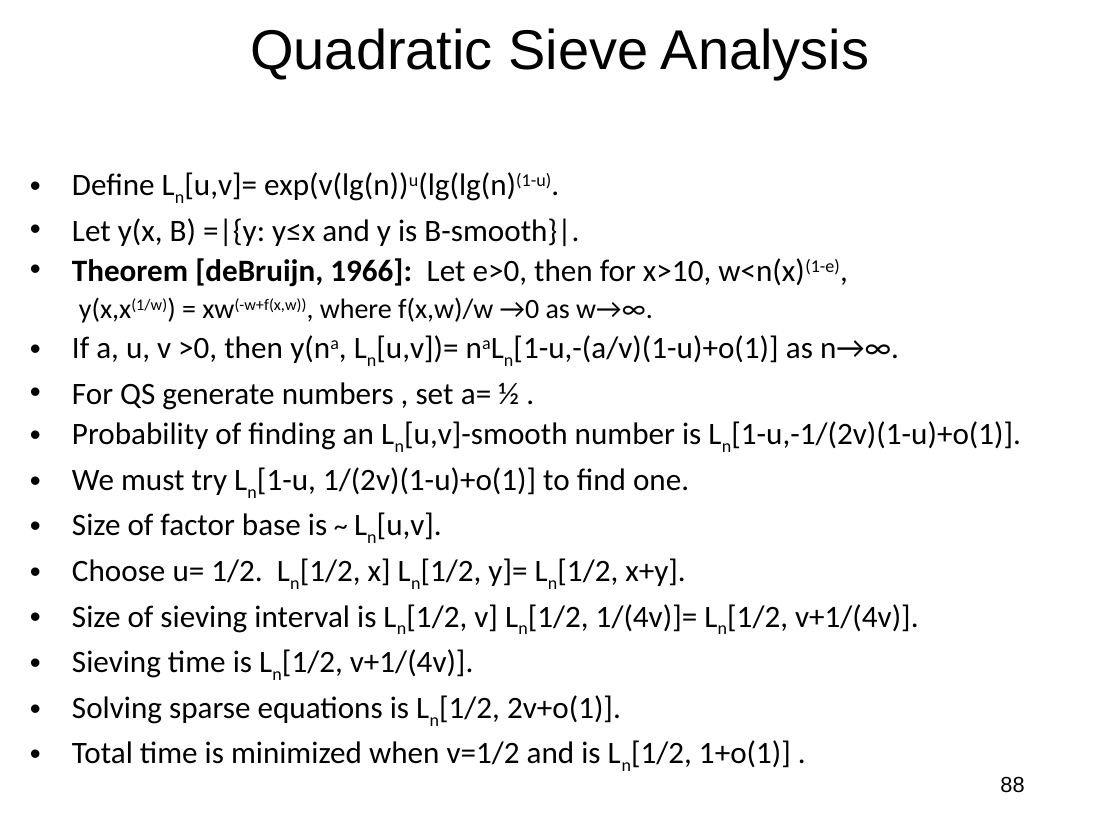
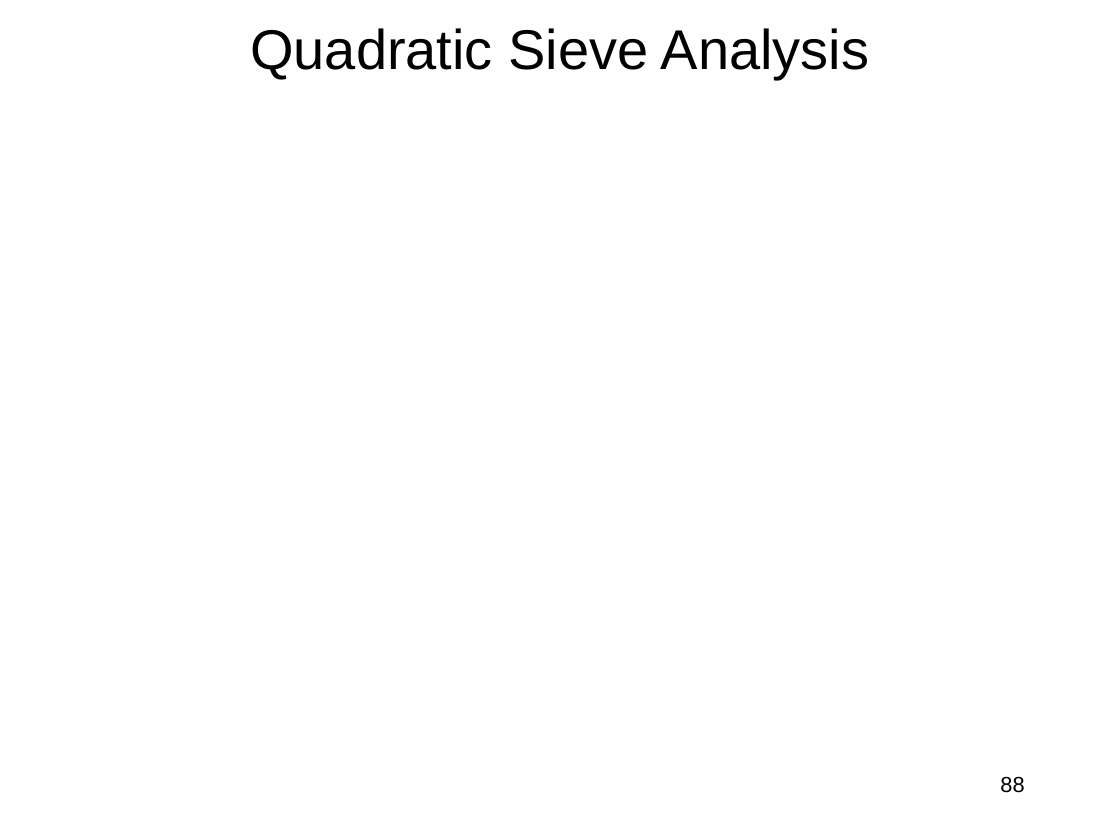
Before and after one commit to jlmucb/class_notes, a slide deck: slide 88 of BerkeleyClass/CS290Spring2013/Lectures/Cryptoclass7.pptx. Drawn at 1120x840 pixels with LibreOffice and Linux fonts; fonts in the diff are those of the drawing; grey boxes stand for pictures. Boxes give left, top, right and bottom in pixels: in the first picture for what was removed or moved away, otherwise in the second. Text is boxed around its words. In the diff, an @@ line names an element or a change of style, - is before the commit and + after.

```diff
--- a/BerkeleyClass/CS290Spring2013/Lectures/Cryptoclass7.pptx
+++ b/BerkeleyClass/CS290Spring2013/Lectures/Cryptoclass7.pptx
@@ text removed at bbox=[72, 172, 1021, 765] @@
-• Define Ln[u,v]= exp(v(lg(n))u(lg(lg(n)(1-u).
-• Let y(x, B) =|{y: y≤x and y is B-smooth}|.
-• Theorem [deBruijn, 1966]: Let e>0, then for x>10, w<n(x)(1-e),
-  y(x,x(1/w)) = xw(-w+f(x,w)), where f(x,w)/w →0 as w→∞.
-• If a, u, v >0, then y(na, Ln[u,v])= naLn[1-u,-(a/v)(1-u)+o(1)] as n→∞.
-• For QS generate numbers , set a= ½ .
-• Probability of finding an Ln[u,v]-smooth number is Ln[1-u,-1/(2v)(1-u)+o(1)].
-• We must try Ln[1-u, 1/(2v)(1-u)+o(1)] to find one.
-• Size of factor base is ~ Ln[u,v].
-• Choose u= 1/2. Ln[1/2, x] Ln[1/2, y]= Ln[1/2, x+y].
-• Size of sieving interval is Ln[1/2, v] Ln[1/2, 1/(4v)]= Ln[1/2, v+1/(4v)].
-• Sieving time is Ln[1/2, v+1/(4v)].
-• Solving sparse equations is Ln[1/2, 2v+o(1)].
-• Total time is minimized when v=1/2 and is Ln[1/2, 1+o(1)] .
```
Also in this commit, not shown: 3 other slides changed, 1 other file.
